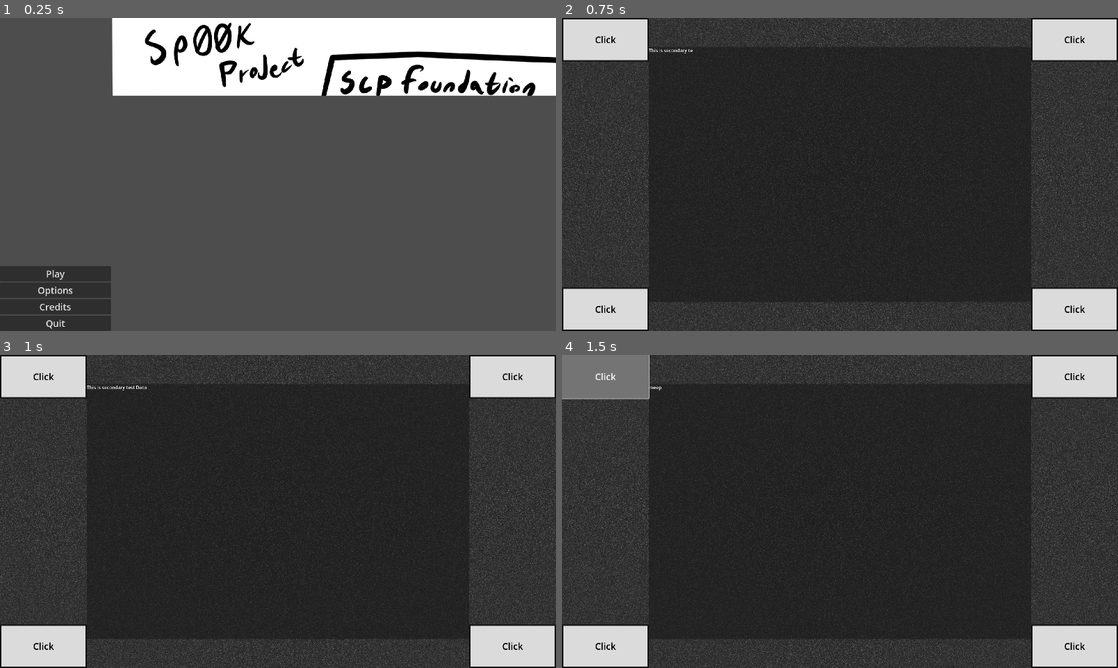
Above: before the commit, frames 1-4 (two rows, left to right).
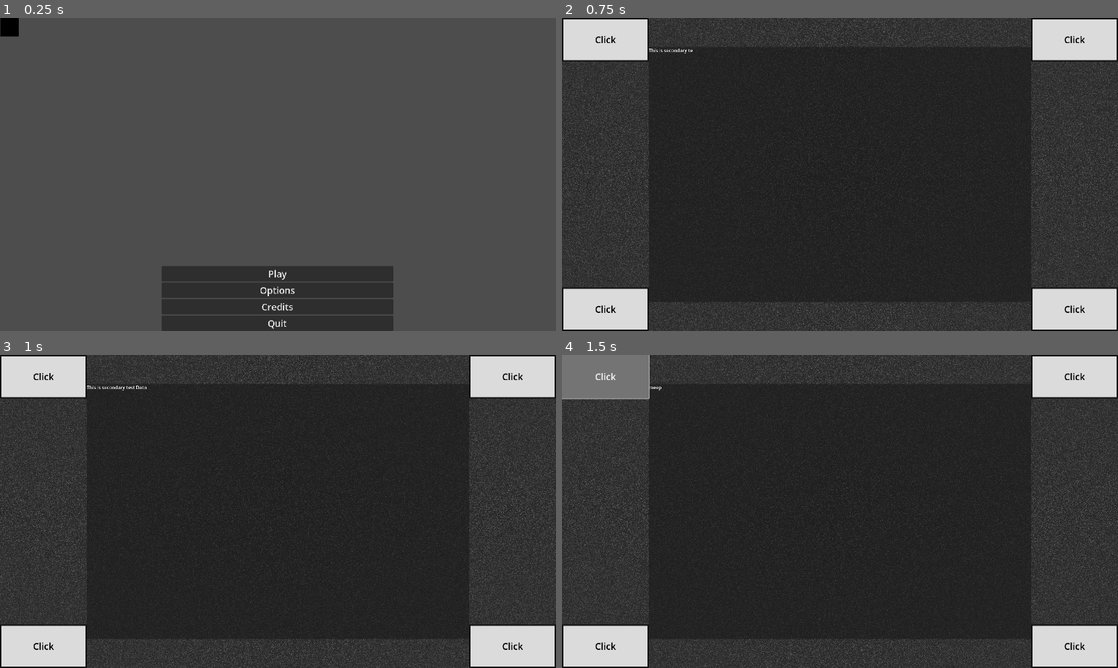
Above: after the commit, the same moments.

Repository: NepKitsuna/Project_Sp00k
Game: Godot game, scene res://Screens/Title_Scene.tscn
Two runs of this game, one before a commit and one after it. Both use one fixed random seed, a clock stepped at 60 frames per second and the inputs below. Video files are missing from this copy of the repository; at most half a second of black plays in their place.
Inputs:
- Up to frame 1 (0.25 s): no input
- Up to frame 2 (0.75 s): click "Play" at 0.5 s
- Up to frame 3 (1 s): no input
- Up to frame 4 (1.5 s): click "Click" at 1.25 s

The runs differ from the first frame. In frame 1, 32% of the frame differs, in the area x 0-100%, y 0-100%; in frame 2, nothing differs; in frame 3, nothing differs; in frame 4, nothing differs.

Commit message:
Modified title with Video input, designed title video and reoriented the buttons to appeal better.

Diff:
--- a/Screens/Title_Scene.tscn
+++ b/Screens/Title_Scene.tscn
@@ -1,5 +1,6 @@
-[gd_scene load_steps=3 format=3 uid="uid://l20yrk3bihxr"]
+[gd_scene load_steps=4 format=3 uid="uid://l20yrk3bihxr"]
 
+[ext_resource type="VideoStream" path="res://Art/LogoSCP.ogv" id="2_l8v10"]
 [ext_resource type="Texture2D" uid="uid://c6gd4oa7p7km6" path="res://Art/Top Title.png" id="2_tqfjd"]
 
 [sub_resource type="GDScript" id="GDScript_ypjow"]
@@ -27,42 +28,55 @@
 [node name="CanvasLayer" type="CanvasLayer" parent="."]
 
 [node name="MarginContainer" type="MarginContainer" parent="CanvasLayer"]
-anchors_preset = 15
-anchor_right = 1.0
+anchors_preset = 7
+anchor_left = 0.5
+anchor_top = 1.0
+anchor_right = 0.5
 anchor_bottom = 1.0
+offset_left = -402.0
+offset_top = -224.0
+offset_right = 402.0
 grow_horizontal = 2
-grow_vertical = 2
+grow_vertical = 0
 
 [node name="HBoxContainer" type="HBoxContainer" parent="CanvasLayer/MarginContainer"]
 layout_mode = 2
+alignment = 1
 
 [node name="VBoxContainer" type="VBoxContainer" parent="CanvasLayer/MarginContainer/HBoxContainer"]
+custom_minimum_size = Vector2(800, 400)
 layout_mode = 2
 size_flags_horizontal = 3
-size_flags_stretch_ratio = 0.25
 alignment = 2
 
 [node name="MenuButtons" type="VBoxContainer" parent="CanvasLayer/MarginContainer/HBoxContainer/VBoxContainer"]
+z_index = 1
+custom_minimum_size = Vector2(0, 400)
 layout_mode = 2
+size_flags_vertical = 3
 alignment = 2
 script = SubResource("GDScript_ypjow")
 
 [node name="play_Button" type="Button" parent="CanvasLayer/MarginContainer/HBoxContainer/VBoxContainer/MenuButtons"]
+z_index = 1
 layout_mode = 2
 theme_override_font_sizes/font_size = 32
 text = "Play"
 
 [node name="options_Button" type="Button" parent="CanvasLayer/MarginContainer/HBoxContainer/VBoxContainer/MenuButtons"]
+z_index = 1
 layout_mode = 2
 theme_override_font_sizes/font_size = 32
 text = "Options"
 
 [node name="credits_Button" type="Button" parent="CanvasLayer/MarginContainer/HBoxContainer/VBoxContainer/MenuButtons"]
+z_index = 1
 layout_mode = 2
 theme_override_font_sizes/font_size = 32
 text = "Credits"
 
 [node name="quit_Button" type="Button" parent="CanvasLayer/MarginContainer/HBoxContainer/VBoxContainer/MenuButtons"]
+z_index = 1
 layout_mode = 2
 theme_override_font_sizes/font_size = 32
 text = "Quit"
@@ -82,6 +96,16 @@
 expand_mode = 5
 stretch_mode = 4
 
+[node name="VideoStreamPlayer" type="VideoStreamPlayer" parent="CanvasLayer"]
+show_behind_parent = true
+offset_left = 1.0
+offset_right = 1921.0
+offset_bottom = 1088.0
+mouse_filter = 2
+stream = ExtResource("2_l8v10")
+autoplay = true
+loop = true
+
 [connection signal="pressed" from="CanvasLayer/MarginContainer/HBoxContainer/VBoxContainer/MenuButtons/play_Button" to="CanvasLayer/MarginContainer/HBoxContainer/VBoxContainer/MenuButtons" method="_on_play_button_pressed"]
 [connection signal="pressed" from="CanvasLayer/MarginContainer/HBoxContainer/VBoxContainer/MenuButtons/options_Button" to="CanvasLayer/MarginContainer/HBoxContainer/VBoxContainer/MenuButtons" method="_on_options_button_pressed"]
 [connection signal="pressed" from="CanvasLayer/MarginContainer/HBoxContainer/VBoxContainer/MenuButtons/credits_Button" to="CanvasLayer/MarginContainer/HBoxContainer/VBoxContainer/MenuButtons" method="_on_credits_button_pressed"]
Binary file added: Art/OfficialLogo.png
Not shown, added: Art/OfficialLogo.png.import
Not shown, added: Art/LogoSCP.ogv
